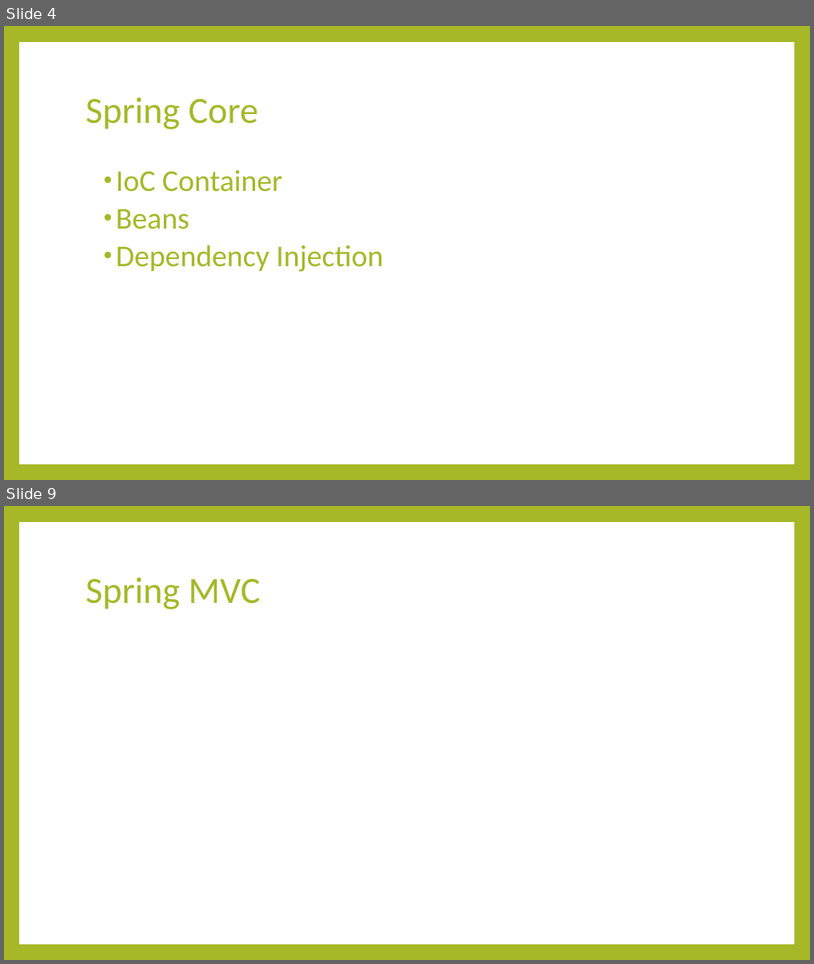
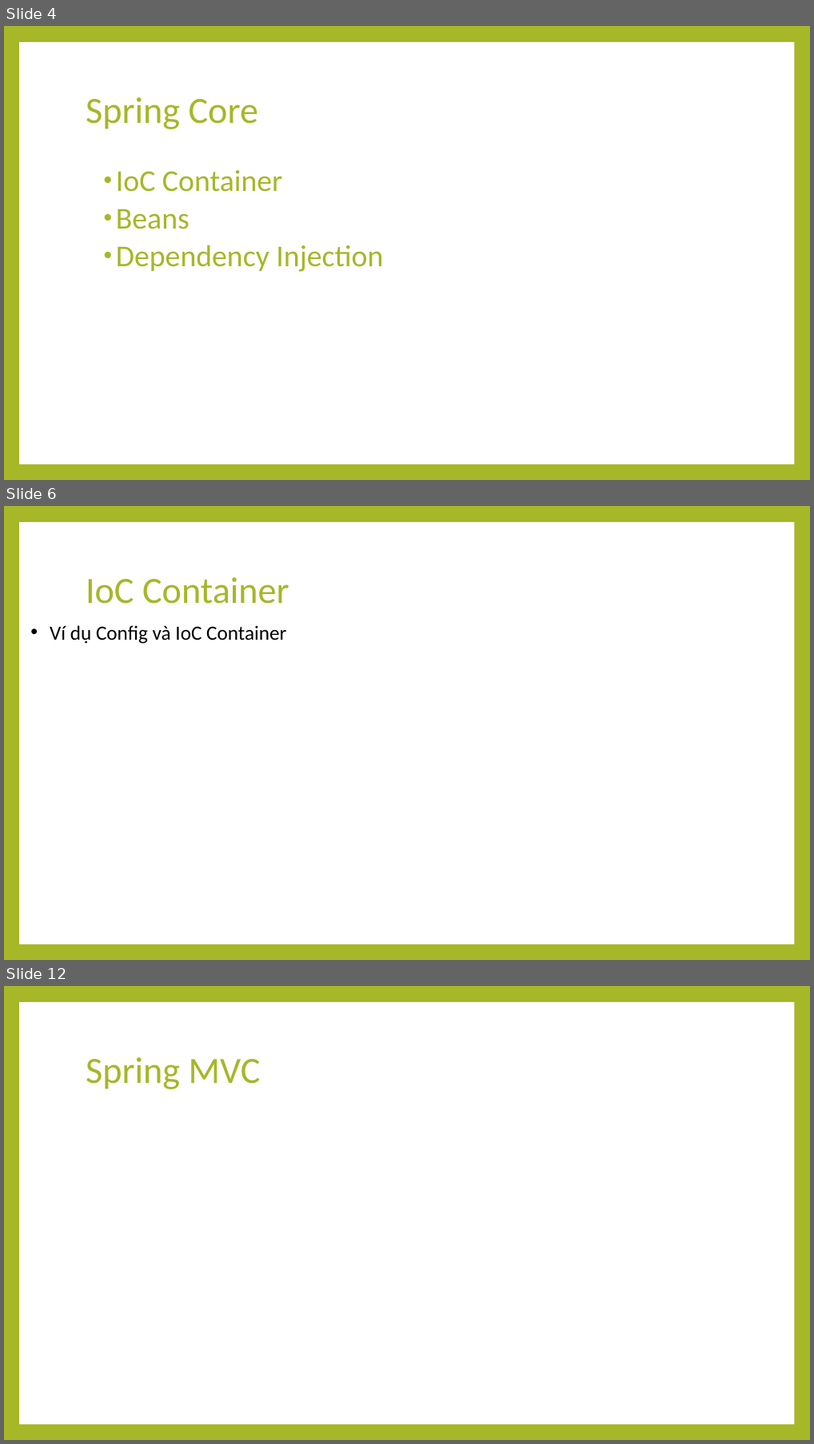
Before and after one commit to thaolt007/spring-doc, a slide deck: Spring.pptx. Shown one above the other, each under a label of ours: slides 4 and 9 before the commit, slides 4, 6 and 12 after it; the slides between them are not shown. The pictures are 814x964 and 814x1444 pixels, drawn with LibreOffice and Linux fonts; fonts in the diff are those of the drawing. Boxes give left, top, right and bottom in pixels: in the first picture for what was removed or moved away, otherwise in the second. Text is boxed around its words. In the diff, an @@ line names an element or a change of style, - is before the commit and + after.

```diff
--- a/Spring.pptx
+++ b/Spring.pptx
@@ slide 6 added at (x1=4, y1=506, x2=810, y2=960), background #A6B727; not listed: 1 template element that a slide beside it also shows @@
@@ title added at (x1=86, y1=577, x2=290, y2=604), 44 pt, text #A6B727 @@
+IoC Container
@@ text added at (x1=50, y1=625, x2=286, y2=644), 24 pt, text #000000 @@
+• Ví dụ Config và IoC Container
@@ what was slide 9 is now slide 12 @@
```
Also in this commit, not shown: 5 slides changed, 2 other slides added.
